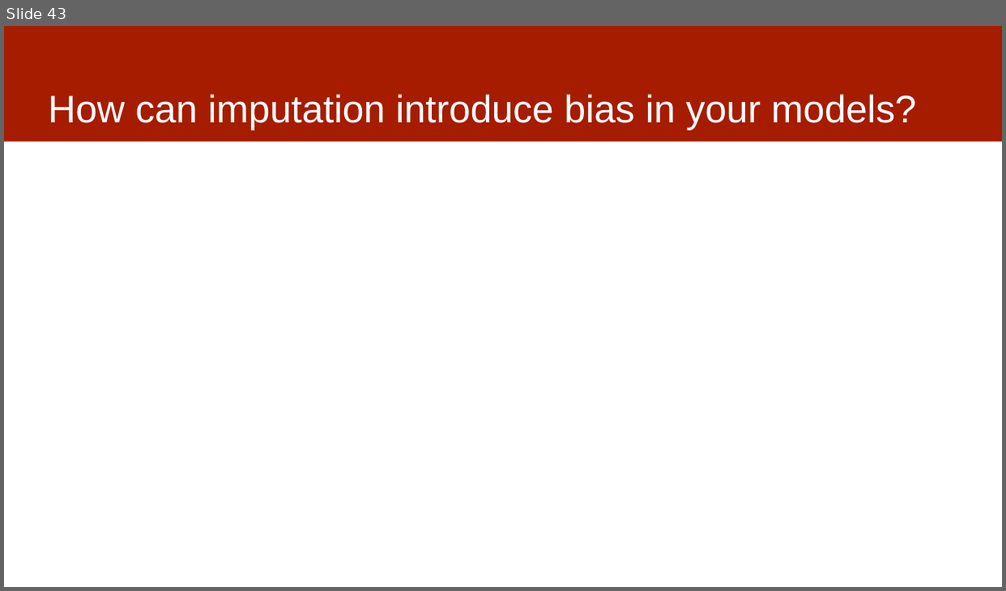
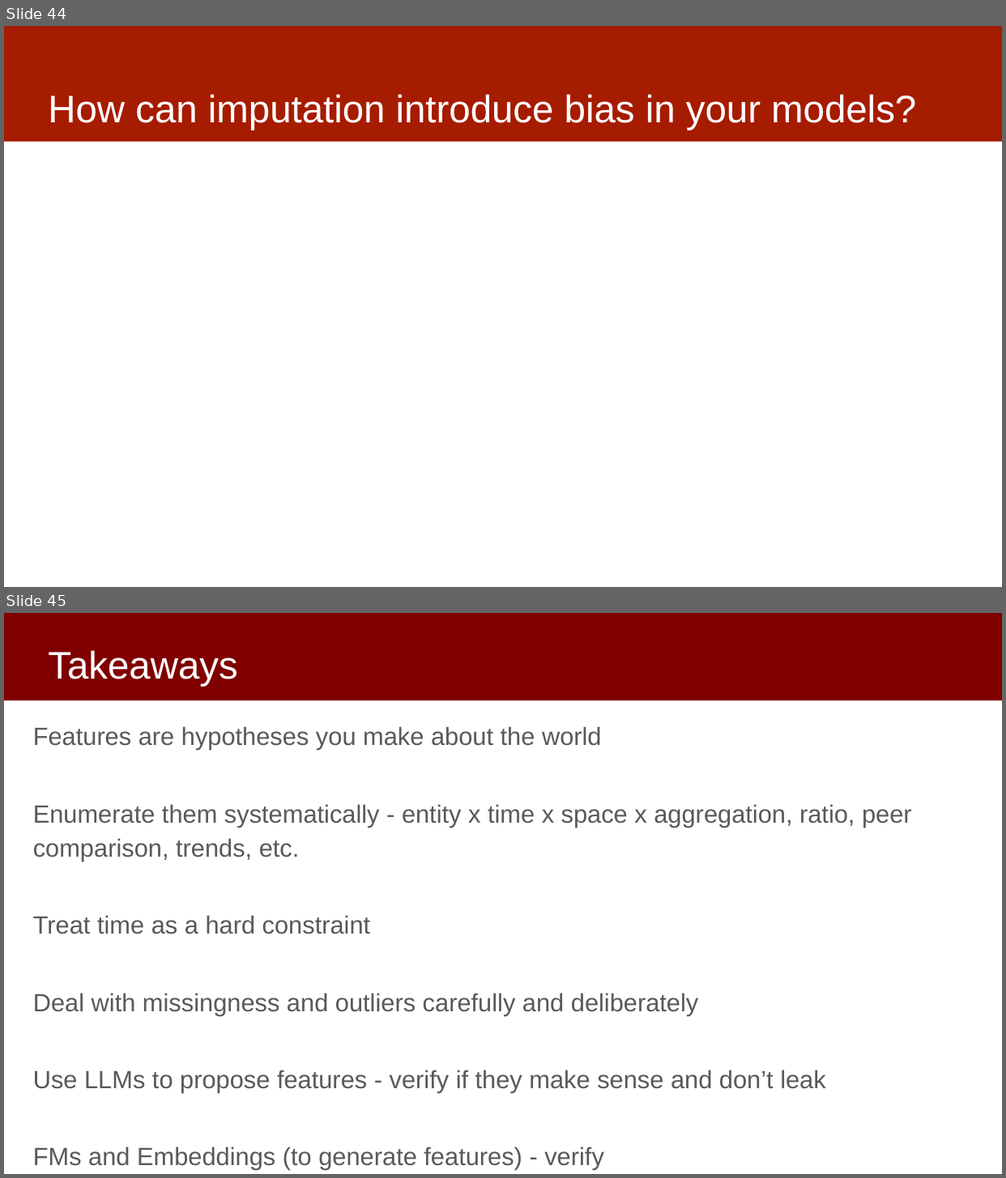
Before and after one commit to dssg/mlforpublicpolicylab, a slide deck: Lectures/12-features-and-imputation.pptx. Shown one above the other, each under a label of ours: slide 43 before the commit, slides 44 and 45 after it. The pictures are 1006x591 and 1006x1178 pixels, drawn with LibreOffice and Linux fonts; fonts in the diff are those of the drawing. Boxes give left, top, right and bottom in pixels: in the first picture for what was removed or moved away, otherwise in the second. Text is boxed around its words. In the diff, an @@ line names an element or a change of style, - is before the commit and + after.

```diff
--- a/Lectures/12-features-and-imputation.pptx
+++ b/Lectures/12-features-and-imputation.pptx
@@ slide 45 added at (x1=4, y1=613, x2=1002, y2=1174), background #FFFFFF @@
@@ rectangle added at (x1=4, y1=613, x2=1002, y2=700), fill #800000 @@
@@ title added at (x1=48, y1=650, x2=238, y2=687), 37 pt, text #FFFFFF @@
+Takeaways
@@ text added at (x1=33, y1=726, x2=912, y2=1170), 24 pt, text #595959 @@
+Features are hypotheses you make about the world
+Enumerate them systematically - entity x time x space x aggregation, ratio, peer comparison, trends, etc.
+Treat time as a hard constraint
+Deal with missingness and outliers carefully and deliberately
+Use LLMs to propose features - verify if they make sense and don’t leak
+FMs and Embeddings (to generate features) - verify
@@ what was slide 43 is now slide 44 @@
```
Also in this commit, not shown: 3 slides changed, 3 other slides added, 3 slides removed, 1 other file.
